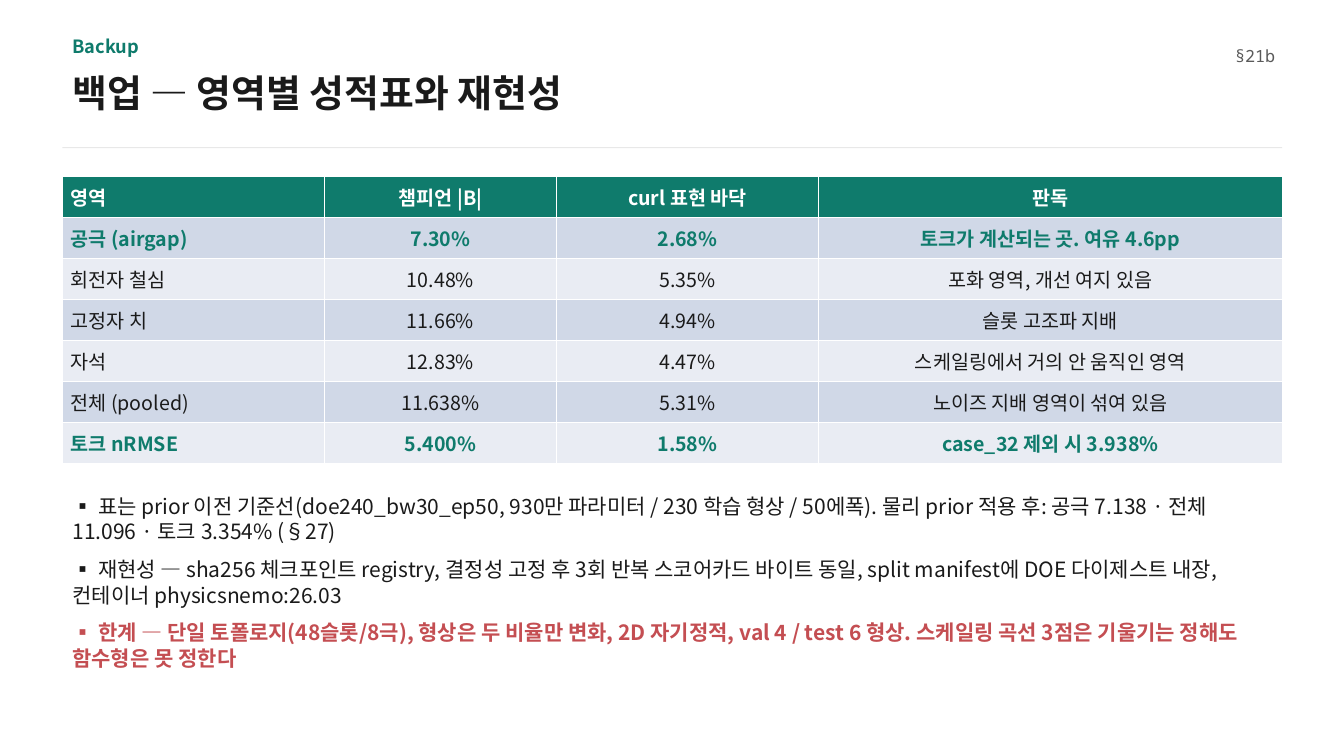
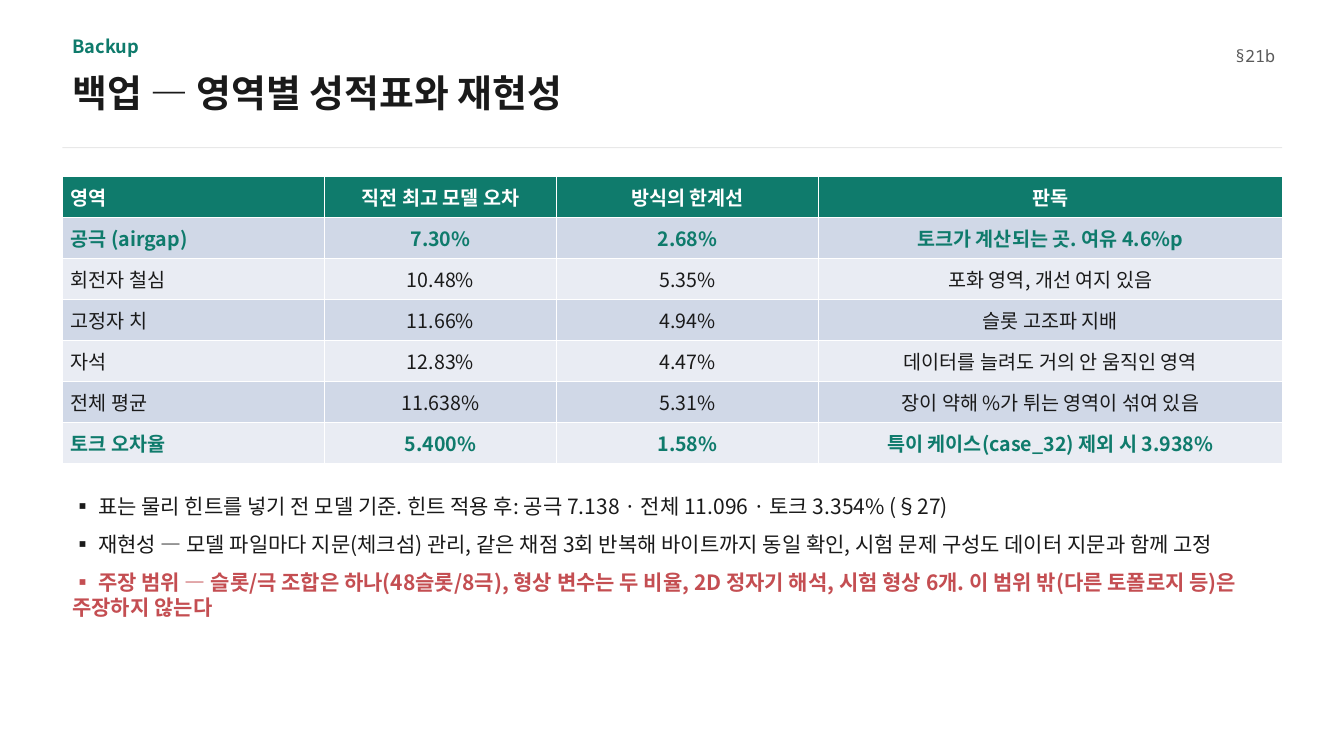
Before and after one commit to enjoyneer87/EveryMotor, a slide deck: slide 15 of results/viz/motorai_seminar_20260807.pptx (slide 14 before the commit). Drawn at 1344x756 pixels with LibreOffice and Linux fonts; fonts in the diff are those of the drawing. Boxes give left, top, right and bottom in pixels: in the first picture for what was removed or moved away, otherwise in the second. Text is boxed around its words. In the diff, an @@ line names an element or a change of style, - is before the commit and + after.

```diff
--- a/results/viz/motorai_seminar_20260807.pptx
+++ b/results/viz/motorai_seminar_20260807.pptx
@@ table at bbox=[63, 176, 1282, 464] @@
-row 1, column 2: 챔피언 |B|
+row 1, column 2: 직전 최고 모델 오차
-row 1, column 3: curl 표현 바닥
+row 1, column 3: 방식의 한계선
-row 2, column 4: 토크가 계산되는 곳. 여유 4.6pp
+row 2, column 4: 토크가 계산되는 곳. 여유 4.6%p
-row 5, column 4: 스케일링에서 거의 안 움직인 영역
+row 5, column 4: 데이터를 늘려도 거의 안 움직인 영역
-row 6, column 1: 전체 (pooled)
+row 6, column 1: 전체 평균
-row 6, column 4: 노이즈 지배 영역이 섞여 있음
+row 6, column 4: 장이 약해 %가 튀는 영역이 섞여 있음
-row 7, column 1: 토크 nRMSE
+row 7, column 1: 토크 오차율
-row 7, column 4: case_32 제외 시 3.938%
+row 7, column 4: 특이 케이스(case_32) 제외 시 3.938%
@@ text at bbox=[72, 496, 1237, 617]: text changed @@
-▪ 표는 prior 이전 기준선(doe240_bw30_ep50, 930만 파라미터 / 230 학습 형상 / 50에폭). 물리 prior 적용 후: 공극 7.138 · 전체 11.096 · 토크 3.354% (§27)
-▪ 재현성 — sha256 체크포인트 registry, 결정성 고정 후 3회 반복 스코어카드 바이트 동일, split manifest에 DOE 다이제스트 내장, 컨테이너 physicsnemo:26.03
-▪ 한계 — 단일 토폴로지(48슬롯/8극), 형상은 두 비율만 변화, 2D 자기정적, val 4 / test 6 형상. 스케일링 곡선 3점은 기울기는 정해도 함수형은 못 정한다
+▪ 표는 물리 힌트를 넣기 전 모델 기준. 힌트 적용 후: 공극 7.138 · 전체 11.096 · 토크 3.354% (§27)
+▪ 재현성 — 모델 파일마다 지문(체크섬) 관리, 같은 채점 3회 반복해 바이트까지 동일 확인, 시험 문제 구성도 데이터 지문과 함께 고정
+▪ 주장 범위 — 슬롯/극 조합은 하나(48슬롯/8극), 형상 변수는 두 비율, 2D 정자기 해석, 시험 형상 6개. 이 범위 밖(다른 토폴로지 등)은 주장하지 않는다
```
Also in this commit, not shown: 13 other slides changed, 3 slides added, 4 other files.
